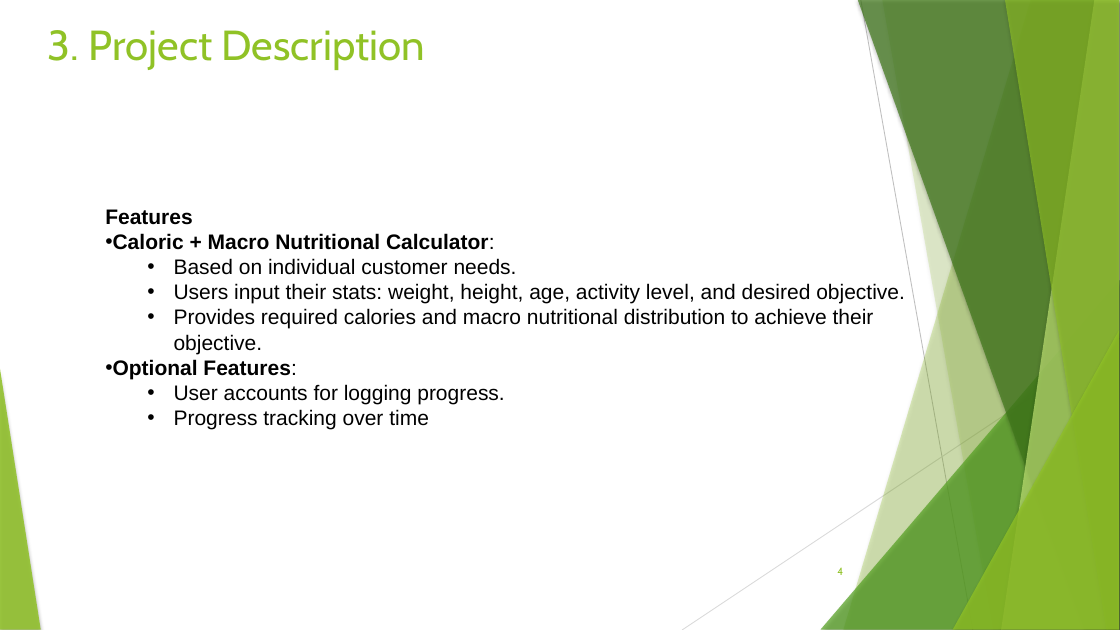
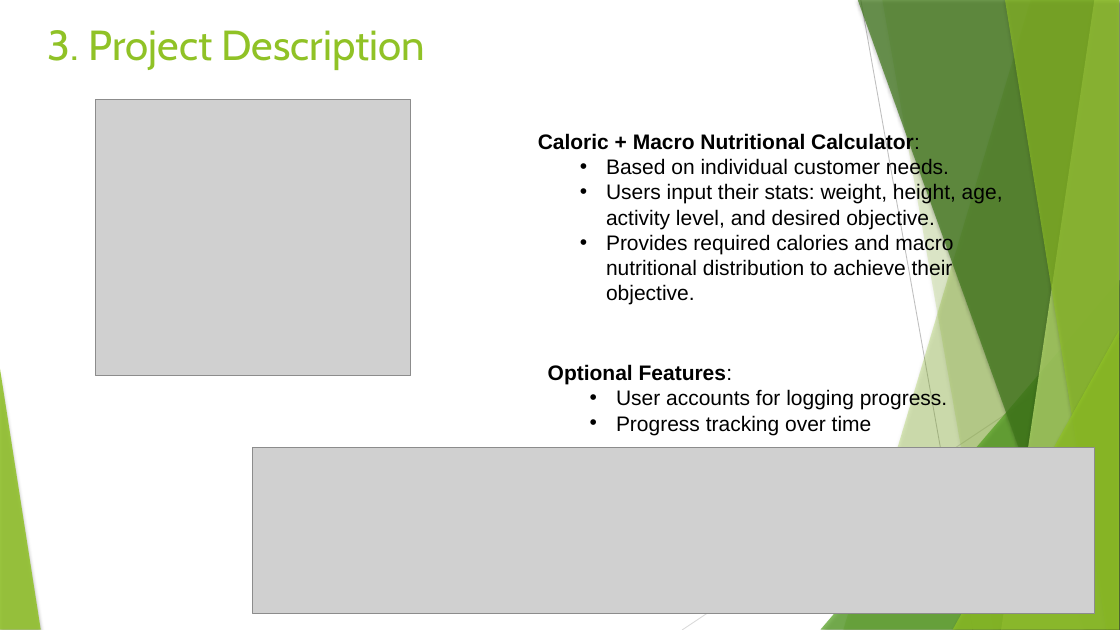
Before and after one commit to rpared/FitForm, a slide deck: slide 4 of docs/FitForm_Presentation.pptx. Drawn at 1120x630 pixels with LibreOffice and Linux fonts; fonts in the diff are those of the drawing; grey boxes stand for pictures. Boxes give left, top, right and bottom in pixels: in the first picture for what was removed or moved away, otherwise in the second. Text is boxed around its words. In the diff, an @@ line names an element or a change of style, - is before the commit and + after.

```diff
--- a/docs/FitForm_Presentation.pptx
+++ b/docs/FitForm_Presentation.pptx
@@ picture added at (x1=95, y1=99, x2=411, y2=376) @@
@@ text "Caloric + Macro Nutritional Calculator:" moved from (x1=105, y1=209, x2=905, y2=430) to (x1=538, y1=133, x2=1003, y2=305) @@
@@ text at (x1=538, y1=133, x2=920, y2=154): bullet • to none @@
@@ text at (x1=105, y1=209, x2=192, y2=225): paragraph removed @@
-Features
@@ text at (x1=113, y1=359, x2=504, y2=430): paragraphs removed @@
-• Optional Features:
-  • User accounts for logging progress.
-  • Progress tracking over time
@@ text added at (x1=548, y1=364, x2=947, y2=435), 18 pt, text #000000 @@
+Optional Features:
+  • User accounts for logging progress.
+  • Progress tracking over time
@@ picture added at (x1=253, y1=448, x2=1095, y2=613) @@
@@ page number removed at (x1=837, y1=567, x2=843, y2=575) @@
-4
```
Also in this commit, not shown: 1 other slide changed, 1 other file.
